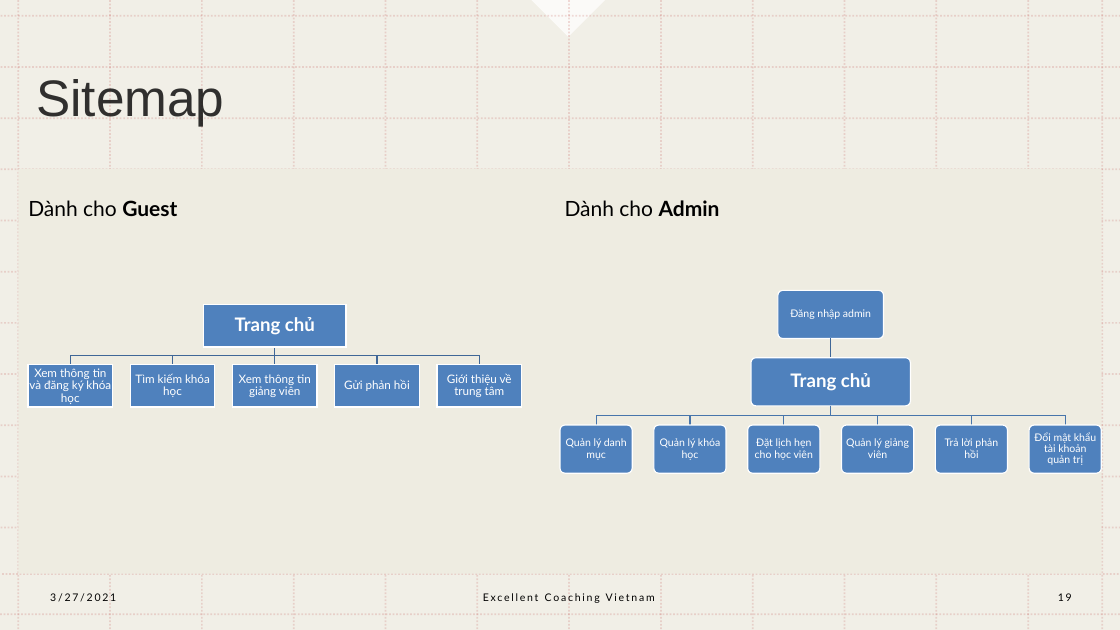
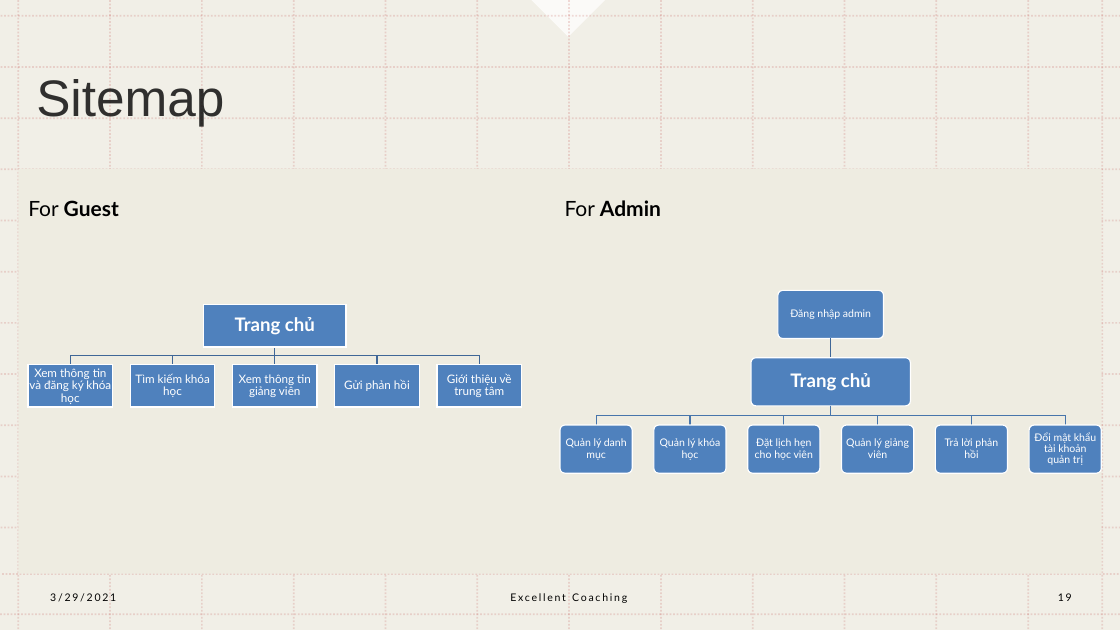
Before and after one commit to remichan97/excellent-coaching, a slide deck: slide 19 of documentation/Excellent Coaching Vietnam.pptx. Drawn at 1120x630 pixels with LibreOffice and Linux fonts; fonts in the diff are those of the drawing. Boxes give left, top, right and bottom in pixels: in the first picture for what was removed or moved away, otherwise in the second. Text is boxed around its words. In the diff, an @@ line names an element or a change of style, - is before the commit and + after.

```diff
--- a/documentation/Excellent Coaching Vietnam.pptx
+++ b/documentation/Excellent Coaching Vietnam.pptx
@@ text at (28,200,119,216): text changed; bold on @@
-Dành cho Guest
+For Guest
@@ text at (565,200,661,216): text changed; bold on @@
-Dành cho Admin
+For Admin
@@ text at (50,593,116,602): text changed @@
-3/27/2021
+3/29/2021
@@ text at (510,593,627,603): text changed @@
-Excellent Coaching Vietnam
+Excellent Coaching
```
Also in this commit, not shown: 18 other slides changed, 54 other files.
